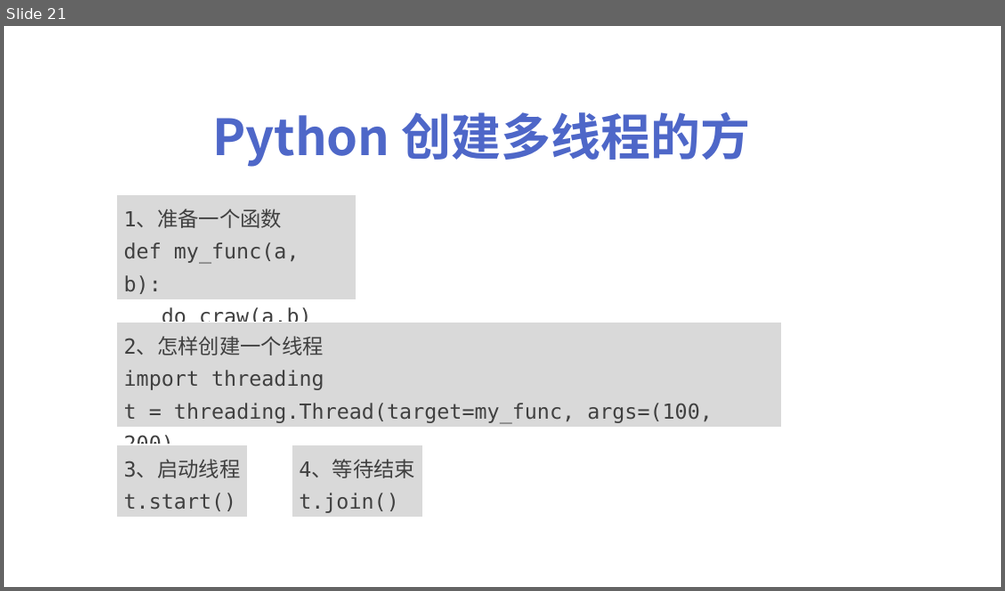
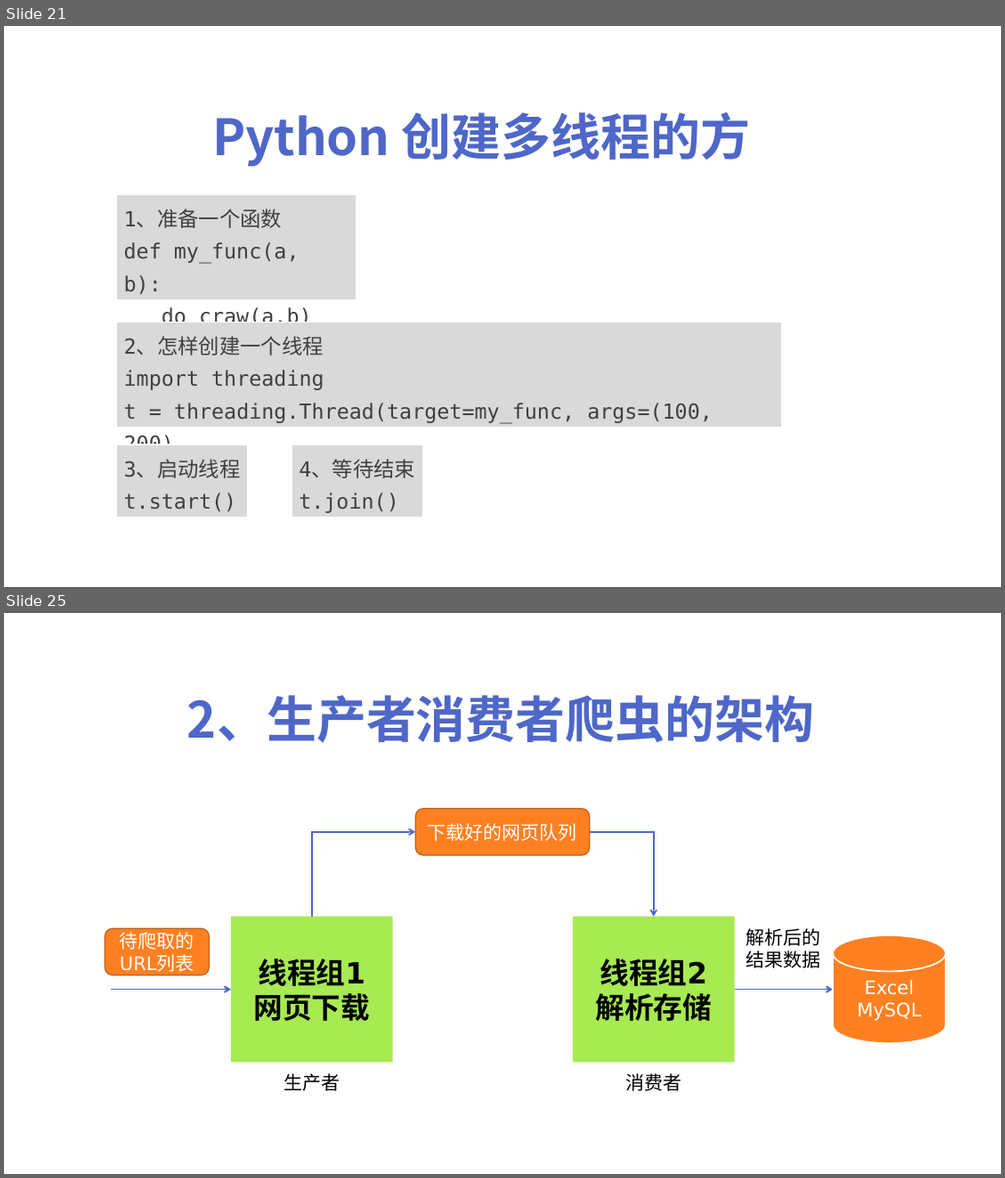
Before and after one commit to peiss/ant-learn-python-concurrent, a slide deck: Python并发编程简介.pptx. Shown one above the other, each under a label of ours: slide 21 before the commit, slides 21 and 25 after it; the slides between them are not shown. The pictures are 1005x591 and 1005x1178 pixels, drawn with LibreOffice and Linux fonts; fonts in the diff are those of the drawing. Boxes give left, top, right and bottom in pixels: in the first picture for what was removed or moved away, otherwise in the second. Text is boxed around its words. In the diff, an @@ line names an element or a change of style, - is before the commit and + after.

```diff
--- a/Python并发编程简介.pptx
+++ b/Python并发编程简介.pptx
@@ slide 25 added at <box>4,613,1001,1174</box>, background #FFFFFF @@
@@ text added at <box>187,695,815,743</box>, 48 pt, text #4E67C8, bold @@
+2、生产者消费者爬虫的架构
@@ rounded rectangle added at <box>415,808,590,854</box>, fill #FF8021, outline #BD5F18 1 pt, 18 pt, text #FFFFFF @@
+下载好的网页队列
@@ elbow arrow added from (312, 916) to (415, 832), #4E67C8 1.5 pt @@
@@ elbow arrow added from (590, 832) to (654, 916), #4E67C8 1.5 pt @@
@@ rounded rectangle added at <box>105,929,210,975</box>, fill #FF8021, outline #BD5F18 1 pt, 18 pt, text #FFFFFF @@
+待爬取的
+URL列表
@@ rectangle added at <box>231,916,392,1062</box>, fill #A7EA52, 28 pt, text #000000, bold @@
+线程组1
+网页下载
@@ rectangle added at <box>573,916,735,1062</box>, fill #A7EA52, 28 pt, text #000000, bold @@
+线程组2
+解析存储
@@ text added at <box>746,928,821,968</box>, 18 pt, text #000000 @@
+解析后的
+结果数据
@@ cylinder added at <box>833,935,946,1043</box>, fill #FF8021, outline #FFFFFF 1.5 pt, 18 pt, text #FFFFFF @@
+Excel
+MySQL
@@ arrow added from (111, 989) to (231, 989), #4E67C8 1.5 pt @@
@@ arrow added from (735, 989) to (833, 989), #4E67C8 1.5 pt @@
@@ text added at <box>283,1073,340,1091</box>, 18 pt, text #000000 @@
+生产者
@@ text added at <box>625,1073,681,1091</box>, 18 pt, text #000000 @@
+消费者
```
Also in this commit, not shown: 4 other slides added, 4 other files.
